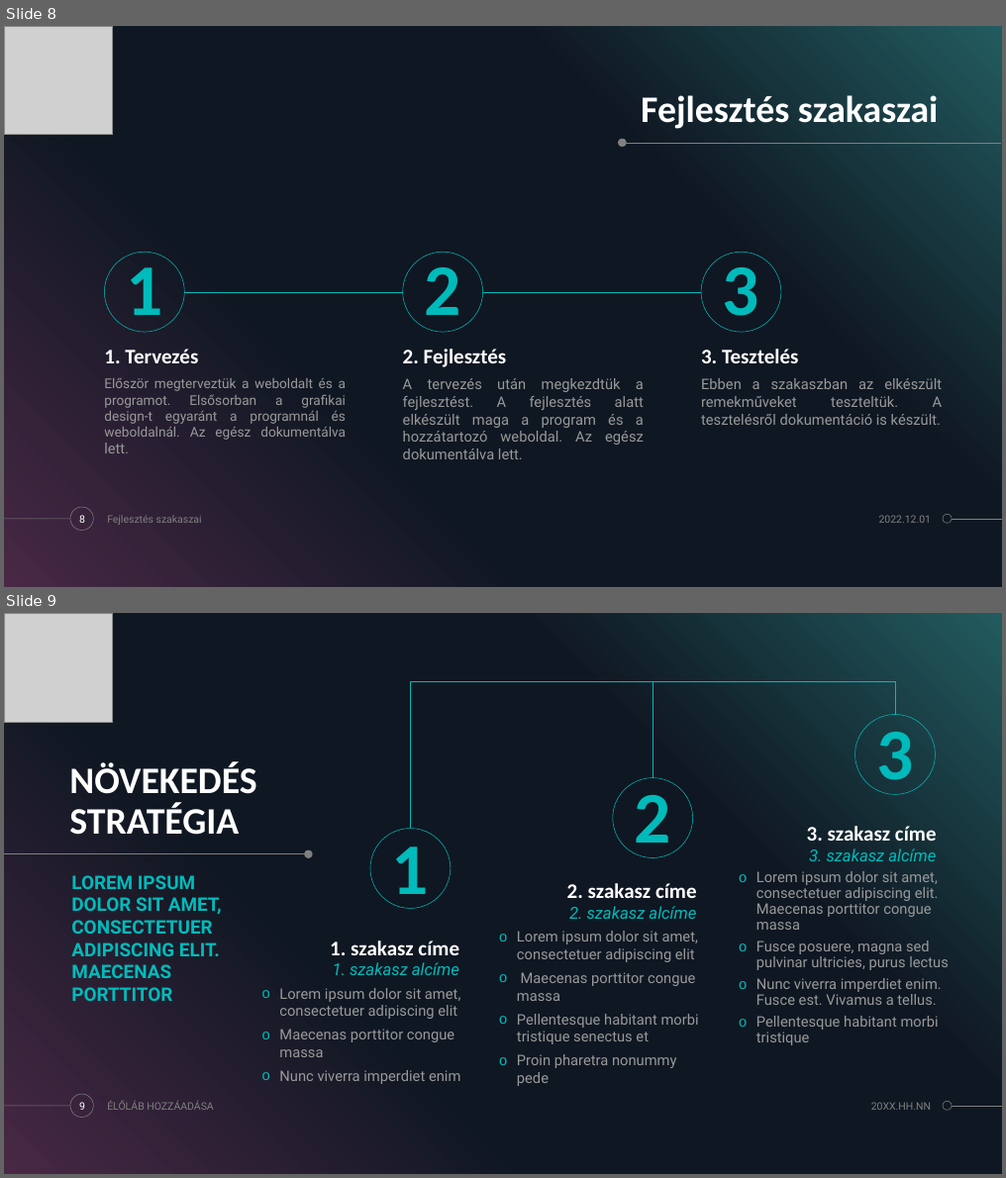
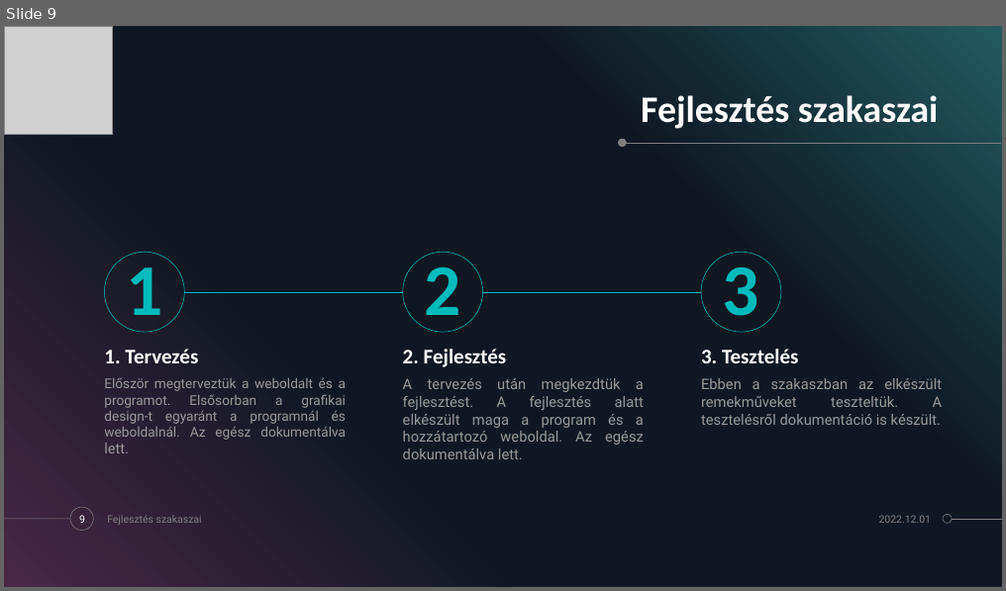
Before and after one commit to zamboilles21/terfelszinszamitas, a slide deck: documentation/PPT/TerFelSzoft.pptx. Shown one above the other, each under a label of ours: slides 8 and 9 before the commit, slide 9 after it. The pictures are 1006x1178 and 1006x591 pixels, drawn with LibreOffice and Linux fonts; fonts in the diff are those of the drawing; grey boxes stand for pictures. Boxes give left, top, right and bottom in pixels: in the first picture for what was removed or moved away, otherwise in the second. Text is boxed around its words. In the diff, an @@ line names an element or a change of style, - is before the commit and + after.

```diff
--- a/documentation/PPT/TerFelSzoft.pptx
+++ b/documentation/PPT/TerFelSzoft.pptx
@@ slide 9 removed at <box>4,613,1002,1174</box>, background #000000; not listed: 5 template elements that a slide beside it also shows @@
@@ picture removed at <box>4,614,113,722</box> @@
@@ line removed from (411, 828) to (411, 681) @@
@@ line removed from (411, 681) to (896, 681) @@
@@ line removed from (653, 777) to (653, 682) @@
@@ line removed from (896, 713) to (896, 681) @@
@@ text removed at <box>855,715,936,795</box> @@
-3
@@ title removed at <box>69,761,256,835</box> @@
-NÖVEKEDÉS
-STRATÉGIA
@@ text removed at <box>613,777,693,858</box> @@
-2
@@ text removed at <box>370,829,450,909</box> @@
-1
@@ text removed at <box>807,826,937,841</box> @@
-3. szakasz címe
@@ text removed at <box>809,849,936,861</box> @@
-3. szakasz alcíme
@@ line removed from (4, 854) to (308, 854) @@
@@ text removed at <box>71,875,222,1001</box> @@
-LOREM IPSUM DOLOR SIT AMET, CONSECTETUER ADIPISCING ELIT. MAECENAS PORTTITOR
@@ ellipse removed at <box>304,851,313,859</box> @@
@@ text removed at <box>756,871,948,1046</box> @@
-o Lorem ipsum dolor sit amet, consectetuer adipiscing elit. Maecenas porttitor congue massa
-o Fusce posuere, magna sed pulvinar ultricies, purus lectus
-o Nunc viverra imperdiet enim. Fusce est. Vivamus a tellus.
-o Pellentesque habitant morbi tristique
@@ text removed at <box>567,883,697,898</box> @@
-2. szakasz címe
@@ text removed at <box>569,906,696,919</box> @@
-2. szakasz alcíme
@@ text removed at <box>517,931,699,1086</box> @@
-o Lorem ipsum dolor sit amet, consectetuer adipiscing elit
-o Maecenas porttitor congue massa
-o Pellentesque habitant morbi tristique senectus et
-o Proin pharetra nonummy pede
@@ text removed at <box>330,941,459,956</box> @@
-1. szakasz címe
@@ text removed at <box>333,962,459,975</box> @@
-1. szakasz alcíme
@@ text removed at <box>279,988,460,1084</box> @@
-o Lorem ipsum dolor sit amet, consectetuer adipiscing elit
-o Maecenas porttitor congue massa
-o Nunc viverra imperdiet enim
@@ page number removed at <box>79,1102,85,1110</box> @@
-9
@@ text removed at <box>107,1101,213,1110</box> @@
-ÉLŐLÁB HOZZÁADÁSA
@@ text removed at <box>871,1102,931,1110</box> @@
-20XX.HH.NN
@@ what was slide 8 is now slide 9 @@
```
Also in this commit, not shown: 7 slides changed, 2 other slides removed.
